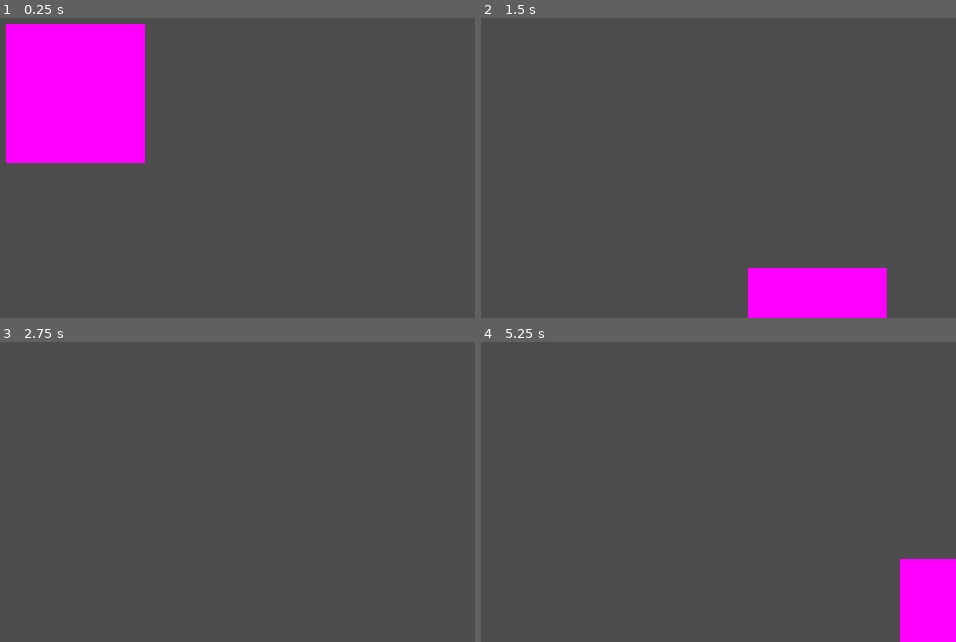
Above: before the commit, frames 1-4 (two rows, left to right).
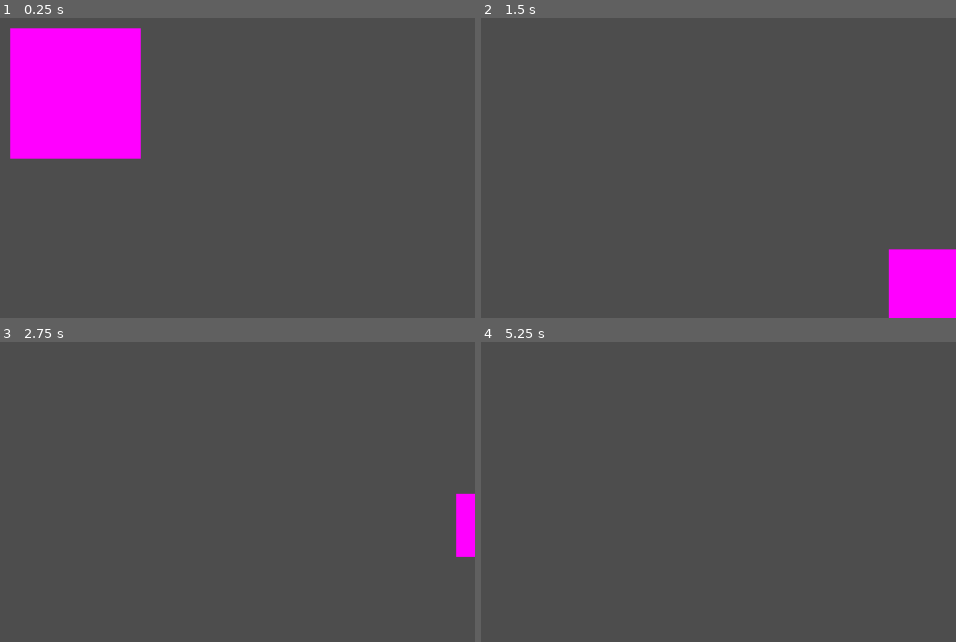
Above: after the commit, the same moments.

Repository: ketexon/ld56-team-3
Game: Godot game, scene res://game.tscn
The game is run twice, just before and just after one commit, with the same random seed, the same clock (stepped at 60 frames per second) and the same inputs.
Inputs (mouse positions are in pixels of both pictures, inside the frame that each line leads up to):
- Up to frame 1 (0.25 s): no input
- Up to frame 2 (1.5 s): move the mouse to (732, 72) at 0.52 s; hold Space (center_on_colony) 0.53-1.28 s; click (732, 72) at 0.67 s; tap Enter at 1.25 s; move the mouse to (outside the picture) at 1.27 s; tap 1 (zoom_0) at 1.35 s; click (outside the picture) at 1.42 s
- Up to frame 3 (2.75 s): move the mouse to (outside the picture) at 2.02 s; hold 2 (zoom_1) from 2.03 s (still down); click (outside the picture) at 2.17 s
- Up to frame 4 (5.25 s): move the mouse to (514, 507) at 2.77 s; release 2 (zoom_1) at 2.78 s; tap 3 (zoom_2) at 2.85 s; click (514, 507) at 2.92 s; tap Space (center_on_colony) at 3.5, 4.35, 5 s; move the mouse to (794, 486) at 3.52 s; hold 4 (zoom_3) 3.53-4.28 s; click (794, 486) at 3.67 s; tap Enter at 4.25 s; move the mouse to (outside the picture) at 4.27 s; click (outside the picture) at 4.42 s; move the mouse to (595, 417) at 5.02 s; hold 1 (zoom_0) from 5.03 s (still down); click (595, 417) at 5.17 s

The runs differ from the first frame. In frame 1, 1.9% of the frame differs, in the area x 1-31%, y 2-49%; in frame 2, 8.2%, in the area x 56-100%, y 77-100%; in frame 3, 0.9%; in frame 4, 3.3%.
Error in both runs: Invalid access to property or key 'shift_pressed' on a base object of type 'int'. (res://CameraControls.gd:24)

Commit message:
added some shop stuff

Diff:
--- a/game.tscn
+++ b/game.tscn
@@ -1,7 +1,9 @@
-[gd_scene load_steps=4 format=3 uid="uid://b33kuaqm0s1q"]
+[gd_scene load_steps=6 format=3 uid="uid://b33kuaqm0s1q"]
 
 [ext_resource type="Script" path="res://CameraControls.gd" id="1_6r02h"]
 [ext_resource type="Script" path="res://Colony.gd" id="2_mgtgc"]
+[ext_resource type="PackedScene" uid="uid://dv6rcqp7r8e6l" path="res://shop/shop.tscn" id="3_kjo0m"]
+[ext_resource type="Script" path="res://shop/shop.gd" id="4_5qynk"]
 
 [sub_resource type="PlaceholderTexture2D" id="PlaceholderTexture2D_pm4x3"]
 
@@ -10,8 +12,7 @@
 [node name="Camera2D" type="Camera2D" parent="."]
 script = ExtResource("1_6r02h")
 zoom_duration = 0.2
-pan_speed = 30.0
-scroll_speed = 30.0
+zoom_curve = null
 
 [node name="Colony" type="Node2D" parent="."]
 script = ExtResource("2_mgtgc")
@@ -20,3 +21,21 @@
 [node name="Sprite2D" type="Sprite2D" parent="Colony"]
 scale = Vector2(10, 10)
 texture = SubResource("PlaceholderTexture2D_pm4x3")
+
+[node name="CanvasLayer" parent="." instance=ExtResource("3_kjo0m")]
+script = ExtResource("4_5qynk")
+
+[node name="Control" type="Control" parent="CanvasLayer"]
+layout_mode = 3
+anchor_left = 0.2
+anchor_top = 0.2
+anchor_right = 0.8
+anchor_bottom = 0.8
+
+[node name="VBoxContainer" type="VBoxContainer" parent="CanvasLayer/Control"]
+layout_mode = 1
+anchors_preset = 15
+anchor_right = 1.0
+anchor_bottom = 1.0
+grow_horizontal = 2
+grow_vertical = 2
--- /dev/null
+++ b/shop/shop.gd
@@ -0,0 +1,12 @@
+class_name Shop
+extends CanvasLayer
+
+
+# Called when the node enters the scene tree for the first time.
+func _ready() -> void:
+	pass # Replace with function body.
+
+
+# Called every frame. 'delta' is the elapsed time since the previous frame.
+func _process(delta: float) -> void:
+	pass
--- /dev/null
+++ b/shop/shop.tscn
@@ -0,0 +1,3 @@
+[gd_scene format=3 uid="uid://dv6rcqp7r8e6l"]
+
+[node name="CanvasLayer" type="CanvasLayer"]
